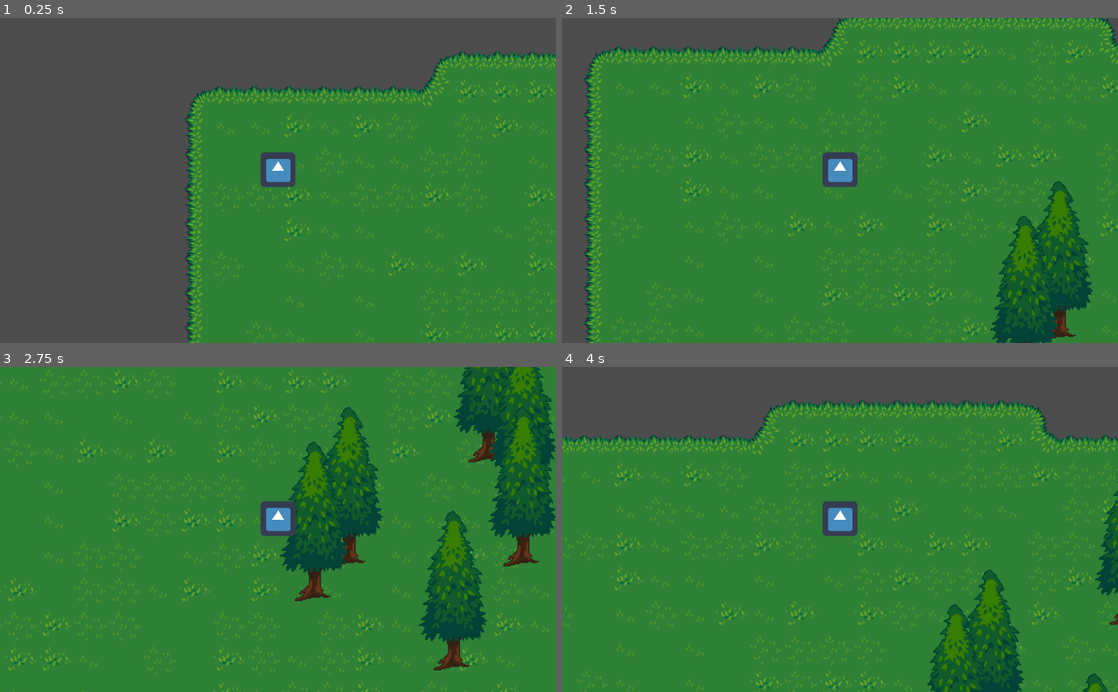
Above: before the commit, frames 1-4 (two rows, left to right).
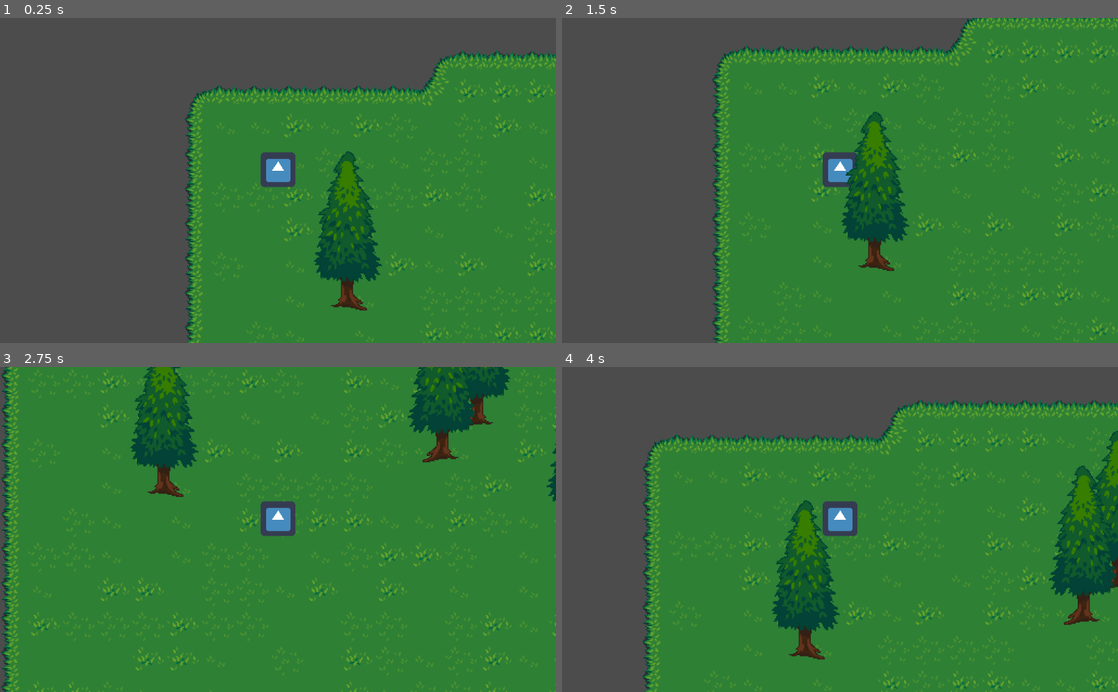
Above: after the commit, the same moments.

Repository: floybix/godot-tiles-2d
Game: Godot game, scene res://World.tscn
Same seed, same stepped clock (60 frames per second), same inputs: the game is played once before the commit and once after it. The engine's default icon, where the game draws it, is replaced by a stand-in: a white triangle on a blue panel in a dark square.
Inputs:
- Up to frame 1 (0.25 s): no input
- Up to frame 2 (1.5 s): tap Enter at 0.5 s; hold Right (ui_right) 0.53-1.28 s; hold Down (ui_down) from 1.28 s (still down)
- Up to frame 3 (2.75 s): release Down (ui_down) at 2.03 s; hold Right (ui_right) from 2.03 s (still down)
- Up to frame 4 (4 s): release Right (ui_right) at 2.78 s; hold Up (ui_up) 2.78-3.53 s; hold Left (ui_left) from 3.53 s (still down)

The runs differ from the first frame. In frame 1, 3.3% of the frame differs, in the area x 56-69%, y 41-90%; in frame 2, 38%, in the area x 3-100%, y 0-100%; in frame 3, 27%; in frame 4, 33%.

Commit message:
fix tile origins for ysort

Diff:
--- a/World.tscn
+++ b/World.tscn
@@ -29,30 +29,30 @@
 "_edit_lock_": true
 }
 
-[node name="YSort" type="YSort" parent="."]
-
-[node name="Obstacles" type="TileMap" parent="YSort"]
+[node name="Obstacles" type="TileMap" parent="."]
+skew = 4.37114e-08
 tile_set = ExtResource( 2 )
 cell_size = Vector2( 32, 32 )
+cell_tile_origin = 2
 cell_y_sort = true
 format = 1
-tile_data = PoolIntArray( -131058, 536870920, 0, -65521, 536 …(108 unchanged characters)… , 4, 0, 131098, 4, 0, 131102, 4, 0, 196642, 536870923, 0, 196651, 2, 0, 262157, 536870920, 0, 262174, 3, 0, 393241, 4, 0, 393258, 2, 0, 393259, 536870914, 0, 458776, 3, 0, 720932, 0, 262148, 720933, 0, 327681, 720934, 0, 327681, 720935, 0, 327681, 720936, 0, 196610, 786467, 0, 196613, 786472, 0, 262146, 851996, 536870925, 0, 852000, 536870924, 0, 852003, 0, 327680, 852004, 0, 327681, 852005, 0, 327681, 852006, 0, 262147, 852008, 0, 262146, 917544, 0, 262144, 983069, 536870927, 0, 983070, 53687092 …(204 unchanged characters)…
+tile_data = PoolIntArray( -131058, 536870920, 0, -65521, 536 …(108 unchanged characters)… , 4, 0, 131098, 4, 0, 131102, 4, 0, 196609, 8, 0, 196642, 536870923, 0, 196651, 2, 0, 262157, 536870920, 0, 262174, 3, 0, 393241, 4, 0, 393258, 2, 0, 393259, 536870914, 0, 458776, 3, 0, 720932, 0, 262148, 720933, 0, 327681, 720934, 0, 327681, 720935, 0, 327681, 720936, 0, 196610, 786467, 0, 196613, 786472, 0, 262146, 851996, 536870925, 0, 852000, 536870924, 0, 852003, 0, 327680, 852004, 0, 327681, 852005, 0, 327681, 852006, 0, 262147, 852008, 0, 262146, 852013, 0, 196608, 852014, 0, 196609, 852015, 0, 196610, 917544, 0, 262146, 917549, 0, 327680, 917550, 0, 327681, 917551, 0, 327682, 983069, 536870927, 0, 983070, 53687092 …(204 unchanged characters)…
 __meta__ = {
 "_edit_lock_": true
 }
 
-[node name="Player" type="KinematicBody2D" parent="YSort/Obstacles"]
+[node name="Player" type="KinematicBody2D" parent="Obstacles"]
 script = ExtResource( 4 )
 
-[node name="Sprite" type="Sprite" parent="YSort/Obstacles/Player"]
+[node name="Sprite" type="Sprite" parent="Obstacles/Player"]
 position = Vector2( 0, -10 )
 scale = Vector2( 0.5, 0.5 )
 texture = ExtResource( 3 )
 
-[node name="CollisionShape2D" type="CollisionShape2D" parent="YSort/Obstacles/Player"]
+[node name="CollisionShape2D" type="CollisionShape2D" parent="Obstacles/Player"]
 rotation = 1.5708
 shape = SubResource( 1 )
 
-[node name="Camera2D" type="Camera2D" parent="YSort/Obstacles/Player"]
+[node name="Camera2D" type="Camera2D" parent="Obstacles/Player"]
 current = true
 zoom = Vector2( 0.5, 0.5 )
--- a/lpc_obstacles_tileset.tres
+++ b/lpc_obstacles_tileset.tres
@@ -32,32 +32,53 @@
 [sub_resource type="ConvexPolygonShape2D" id=10]
 points = PoolVector2Array( 0, 0, 32, 0, 32, 32, 0, 32 )
 
-[sub_resource type="ConvexPolygonShape2D" id=11]
-points = PoolVector2Array( 0, 16, 16, 16, 16, 32, 0, 32 )
-
-[sub_resource type="ConvexPolygonShape2D" id=12]
-points = PoolVector2Array( 32, 32, 16, 32, 16, 16, 32, 16 )
-
 [sub_resource type="ConvexPolygonShape2D" id=13]
-points = PoolVector2Array( 16, 16, 0, 16, 0, 0, 16, 0 )
+points = PoolVector2Array( 16, 22, 1, 22, 0, 0, 16, 0 )
 
 [sub_resource type="ConvexPolygonShape2D" id=14]
-points = PoolVector2Array( 32, 16, 16, 16, 16, 0, 32, 0 )
+points = PoolVector2Array( 32, 21.5, 17, 21, 16, 0, 32, 0 )
 
 [sub_resource type="ConvexPolygonShape2D" id=15]
-points = PoolVector2Array( 16, 32, 0, 32, 0, 16, 16, 16 )
+points = PoolVector2Array( 16, 32, 0, 32, 1, 10, 16, 9 )
 
 [sub_resource type="ConvexPolygonShape2D" id=16]
-points = PoolVector2Array( 32, 32, 16, 32, 16, 16, 32, 16 )
+points = PoolVector2Array( 32, 32, 16, 32, 17, 11, 31, 11 )
+
+[sub_resource type="ConvexPolygonShape2D" id=26]
+points = PoolVector2Array( 32, 32, 10.3334, 32, 10.3334, 13.3333, 32, 13.3333 )
+
+[sub_resource type="ConvexPolygonShape2D" id=27]
+points = PoolVector2Array( 0, 15, 21.5, 15, 21.5, 32, 0, 32 )
 
 [sub_resource type="ConvexPolygonShape2D" id=17]
 points = PoolVector2Array( 64, 48, 0, 48, 0, 16, 64, 16 )
 
+[sub_resource type="ConvexPolygonShape2D" id=23]
+points = PoolVector2Array( 64, 48, 0, 48, 0, 16, 64, 16 )
+
+[sub_resource type="ConvexPolygonShape2D" id=28]
+points = PoolVector2Array( 32, 96, 0, 96, 0, 64, 32, 64 )
+
+[sub_resource type="ConvexPolygonShape2D" id=29]
+points = PoolVector2Array( 32, 96, 0, 96, 0, 64, 32, 64 )
+
+[sub_resource type="ConvexPolygonShape2D" id=30]
+points = PoolVector2Array( 0, 0, 32, 0, 32, 32, 0, 32 )
+
+[sub_resource type="ConvexPolygonShape2D" id=31]
+points = PoolVector2Array( 0, 0, 32, 0, 32, 32, 0, 32 )
+
+[sub_resource type="ConvexPolygonShape2D" id=24]
+points = PoolVector2Array( 32, 64, 0, 64, 0, 32, 32, 32 )
+
+[sub_resource type="ConvexPolygonShape2D" id=25]
+points = PoolVector2Array( 96, 80, 0, 80, 0, 48, 96, 48 )
+
 [sub_resource type="ConvexPolygonShape2D" id=18]
-points = PoolVector2Array( 32, 48, 0, 48, 0, 32, 32, 32 )
+points = PoolVector2Array( 32, 64, 0, 64, 0, 32, 32, 32 )
 
 [sub_resource type="ConvexPolygonShape2D" id=19]
-points = PoolVector2Array( 64, 112, 32, 112, 32, 80, 64, 80 )
+points = PoolVector2Array( 64, 128, 32, 128, 32, 96, 64, 96 )
 
 [sub_resource type="ConvexPolygonShape2D" id=20]
 points = PoolVector2Array( 16, 64, 48, 64, 48, 96, 16, 96 )
@@ -69,7 +90,7 @@
 points = PoolVector2Array( 48, 160, 16, 160, 16, 128, 48, 128 )
 
 [resource]
-0/name = "terrain_atlas.png 0"
+0/name = "walls"
 0/texture = ExtResource( 1 )
 0/tex_offset = Vector2( 0, 0 )
 0/modulate = Color( 1, 1, 1, 1 )
@@ -152,53 +173,53 @@
 "shape": SubResource( 10 ),
 "shape_transform": Transform2D( 1, 0, 0, 1, 0, 0 )
 }, {
+"autotile_coord": Vector2( 4, 2 ),
+"one_way": false,
+"one_way_margin": 1.0,
+"shape": SubResource( 13 ),
+"shape_transform": Transform2D( 1, 0, 0, 1, 0, 0 )
+}, {
+"autotile_coord": Vector2( 5, 2 ),
+"one_way": false,
+"one_way_margin": 1.0,
+"shape": SubResource( 14 ),
+"shape_transform": Transform2D( 1, 0, 0, 1, 0, 0 )
+}, {
+"autotile_coord": Vector2( 5, 3 ),
+"one_way": false,
+"one_way_margin": 1.0,
+"shape": SubResource( 15 ),
+"shape_transform": Transform2D( 1, 0, 0, 1, 0, 0 )
+}, {
+"autotile_coord": Vector2( 6, 3 ),
+"one_way": false,
+"one_way_margin": 1.0,
+"shape": SubResource( 16 ),
+"shape_transform": Transform2D( 1, 0, 0, 1, 0, 0 )
+}, {
+"autotile_coord": Vector2( 4, 4 ),
+"one_way": false,
+"one_way_margin": 1.0,
+"shape": SubResource( 26 ),
+"shape_transform": Transform2D( 1, 0, 0, 1, 0, 0 )
+}, {
 "autotile_coord": Vector2( 3, 4 ),
 "one_way": false,
 "one_way_margin": 1.0,
-"shape": SubResource( 11 ),
-"shape_transform": Transform2D( 1, 0, 0, 1, 0, 0 )
-}, {
-"autotile_coord": Vector2( 4, 4 ),
-"one_way": false,
-"one_way_margin": 1.0,
-"shape": SubResource( 12 ),
-"shape_transform": Transform2D( 1, 0, 0, 1, 0, 0 )
-}, {
-"autotile_coord": Vector2( 4, 2 ),
-"one_way": false,
-"one_way_margin": 1.0,
-"shape": SubResource( 13 ),
-"shape_transform": Transform2D( 1, 0, 0, 1, 0, 0 )
-}, {
-"autotile_coord": Vector2( 5, 2 ),
-"one_way": false,
-"one_way_margin": 1.0,
-"shape": SubResource( 14 ),
-"shape_transform": Transform2D( 1, 0, 0, 1, 0, 0 )
-}, {
-"autotile_coord": Vector2( 5, 3 ),
-"one_way": false,
-"one_way_margin": 1.0,
-"shape": SubResource( 15 ),
-"shape_transform": Transform2D( 1, 0, 0, 1, 0, 0 )
-}, {
-"autotile_coord": Vector2( 6, 3 ),
-"one_way": false,
-"one_way_margin": 1.0,
-"shape": SubResource( 16 ),
+"shape": SubResource( 27 ),
 "shape_transform": Transform2D( 1, 0, 0, 1, 0, 0 )
 } ]
 0/z_index = 0
-1/name = "terrain_atlas.png 1"
+1/name = "rock"
 1/texture = ExtResource( 1 )
-1/tex_offset = Vector2( 0, 0 )
+1/tex_offset = Vector2( 0, -16 )
 1/modulate = Color( 1, 1, 1, 1 )
 1/region = Rect2( 864, 848, 64, 48 )
 1/tile_mode = 0
 1/occluder_offset = Vector2( 0, 0 )
 1/navigation_offset = Vector2( 0, 0 )
-1/shape_offset = Vector2( 0, 0 )
-1/shape_transform = Transform2D( 1, 0, 0, 1, 0, 0 )
+1/shape_offset = Vector2( 0, -16 )
+1/shape_transform = Transform2D( 1, 0, 0, 1, 0, -16 )
 1/shape = SubResource( 17 )
 1/shape_one_way = false
 1/shape_one_way_margin = 1.0
@@ -207,19 +228,19 @@
 "one_way": false,
 "one_way_margin": 1.0,
 "shape": SubResource( 17 ),
-"shape_transform": Transform2D( 1, 0, 0, 1, 0, 0 )
+"shape_transform": Transform2D( 1, 0, 0, 1, 0, -16 )
 } ]
 1/z_index = 0
-2/name = "terrain_atlas.png 2"
+2/name = "rock"
 2/texture = ExtResource( 1 )
-2/tex_offset = Vector2( 0, 0 )
+2/tex_offset = Vector2( 0, -32 )
 2/modulate = Color( 1, 1, 1, 1 )
-2/region = Rect2( 928, 848, 32, 48 )
+2/region = Rect2( 928, 832, 32, 64 )
 2/tile_mode = 0
 2/occluder_offset = Vector2( 0, 0 )
 2/navigation_offset = Vector2( 0, 0 )
-2/shape_offset = Vector2( 0, 0 )
-2/shape_transform = Transform2D( 1, 0, 0, 1, 0, 0 )
+2/shape_offset = Vector2( 0, -32 )
+2/shape_transform = Transform2D( 1, 0, 0, 1, 0, -32 )
 2/shape = SubResource( 18 )
 2/shape_one_way = false
 2/shape_one_way_margin = 1.0
@@ -228,19 +249,19 @@
 "one_way": false,
 "one_way_margin": 1.0,
 "shape": SubResource( 18 ),
-"shape_transform": Transform2D( 1, 0, 0, 1, 0, 0 )
+"shape_transform": Transform2D( 1, 0, 0, 1, 0, -32 )
 } ]
 2/z_index = 0
-3/name = "terrain_atlas.png 3"
+3/name = "bushy tree"
 3/texture = ExtResource( 1 )
-3/tex_offset = Vector2( 0, 0 )
+3/tex_offset = Vector2( 0, -96 )
 3/modulate = Color( 1, 1, 1, 1 )
 3/region = Rect2( 928, 896, 96, 128 )
 3/tile_mode = 0
 3/occluder_offset = Vector2( 0, 0 )
 3/navigation_offset = Vector2( 0, 0 )
-3/shape_offset = Vector2( 0, 0 )
-3/shape_transform = Transform2D( 1, 0, 0, 1, 0, 0 )
+3/shape_offset = Vector2( 0, -96 )
+3/shape_transform = Transform2D( 1, 0, 0, 1, 0, -96 )
 3/shape = SubResource( 19 )
 3/shape_one_way = false
 3/shape_one_way_margin = 1.0
@@ -249,19 +270,19 @@
 "one_way": false,
 "one_way_margin": 1.0,
 "shape": SubResource( 19 ),
-"shape_transform": Transform2D( 1, 0, 0, 1, 0, 0 )
+"shape_transform": Transform2D( 1, 0, 0, 1, 0, -96 )
 } ]
 3/z_index = 0
-4/name = "terrain_atlas.png 4"
+4/name = "sapling"
 4/texture = ExtResource( 1 )
-4/tex_offset = Vector2( 0, 0 )
+4/tex_offset = Vector2( 0, -64 )
 4/modulate = Color( 1, 1, 1, 1 )
 4/region = Rect2( 864, 928, 64, 96 )
 4/tile_mode = 0
 4/occluder_offset = Vector2( 0, 0 )
 4/navigation_offset = Vector2( 0, 0 )
-4/shape_offset = Vector2( 0, 0 )
-4/shape_transform = Transform2D( 1, 0, 0, 1, 0, 0 )
+4/shape_offset = Vector2( 0, -64 )
+4/shape_transform = Transform2D( 1, 0, 0, 1, 0, -64 )
 4/shape = SubResource( 20 )
 4/shape_one_way = false
 4/shape_one_way_margin = 1.0
@@ -270,10 +291,10 @@
 "one_way": false,
 "one_way_margin": 1.0,
 "shape": SubResource( 20 ),
-"shape_transform": Transform2D( 1, 0, 0, 1, 0, 0 )
+"shape_transform": Transform2D( 1, 0, 0, 1, 0, -64 )
 } ]
 4/z_index = 0
-5/name = "terrain_atlas.png 5"
+5/name = "rushes"
 5/texture = ExtResource( 1 )
 5/tex_offset = Vector2( 0, 0 )
 5/modulate = Color( 1, 1, 1, 1 )
@@ -287,7 +308,7 @@
 5/shape_one_way_margin = 0.0
 5/shapes = [  ]
 5/z_index = 0
-6/name = "terrain_atlas.png 6"
+6/name = "toadstool"
 6/texture = ExtResource( 1 )
 6/tex_offset = Vector2( 0, 0 )
 6/modulate = Color( 1, 1, 1, 1 )
@@ -301,16 +322,16 @@
 6/shape_one_way_margin = 0.0
 6/shapes = [  ]
 6/z_index = 0
-7/name = "terrain_atlas.png 7"
+7/name = "rock"
 7/texture = ExtResource( 1 )
-7/tex_offset = Vector2( 0, 0 )
+7/tex_offset = Vector2( 0, -16 )
 7/modulate = Color( 1, 1, 1, 1 )
 7/region = Rect2( 864, 752, 64, 48 )
 7/tile_mode = 0
 7/occluder_offset = Vector2( 0, 0 )
 7/navigation_offset = Vector2( 0, 0 )
-7/shape_offset = Vector2( 0, 0 )
-7/shape_transform = Transform2D( 1, 0, 0, 1, 0, 0 )
+7/shape_offset = Vector2( 0, -16 )
+7/shape_transform = Transform2D( 1, 0, 0, 1, 0, -16 )
 7/shape = SubResource( 21 )
 7/shape_one_way = false
 7/shape_one_way_margin = 1.0
@@ -319,19 +340,19 @@
 "one_way": false,
 "one_way_margin": 1.0,
 "shape": SubResource( 21 ),
-"shape_transform": Transform2D( 1, 0, 0, 1, 0, 0 )
+"shape_transform": Transform2D( 1, 0, 0, 1, 0, -16 )
 } ]
 7/z_index = 0
-8/name = "terrain_atlas.png 8"
+8/name = "conifer"
 8/texture = ExtResource( 1 )
-8/tex_offset = Vector2( 0, 0 )
+8/tex_offset = Vector2( 0, -128 )
 8/modulate = Color( 1, 1, 1, 1 )
 8/region = Rect2( 960, 0, 64, 160 )
 8/tile_mode = 0
 8/occluder_offset = Vector2( 0, 0 )
 8/navigation_offset = Vector2( 0, 0 )
-8/shape_offset = Vector2( 0, 0 )
-8/shape_transform = Transform2D( 1, 0, 0, 1, 0, 0 )
+8/shape_offset = Vector2( 0, -128 )
+8/shape_transform = Transform2D( 1, 0, 0, 1, 0, -128 )
 8/shape = SubResource( 22 )
 8/shape_one_way = false
 8/shape_one_way_margin = 1.0
@@ -340,10 +361,10 @@
 "one_way": false,
 "one_way_margin": 1.0,
 "shape": SubResource( 22 ),
-"shape_transform": Transform2D( 1, 0, 0, 1, 0, 0 )
+"shape_transform": Transform2D( 1, 0, 0, 1, 0, -128 )
 } ]
 8/z_index = 0
-9/name = "terrain_atlas.png 9"
+9/name = "mushroom"
 9/texture = ExtResource( 1 )
 9/tex_offset = Vector2( 0, 0 )
 9/modulate = Color( 1, 1, 1, 1 )
@@ -357,7 +378,7 @@
 9/shape_one_way_margin = 0.0
 9/shapes = [  ]
 9/z_index = 0
-10/name = "terrain_atlas.png 10"
+10/name = "head statue"
 10/texture = ExtResource( 1 )
 10/tex_offset = Vector2( 0, 0 )
 10/modulate = Color( 1, 1, 1, 1 )
@@ -371,49 +392,70 @@
 10/shape_one_way_margin = 0.0
 10/shapes = [  ]
 10/z_index = 0
-11/name = "terrain_atlas.png 11"
+11/name = "stump"
 11/texture = ExtResource( 1 )
-11/tex_offset = Vector2( 0, 0 )
+11/tex_offset = Vector2( 0, -16 )
 11/modulate = Color( 1, 1, 1, 1 )
 11/region = Rect2( 384, 384, 64, 48 )
 11/tile_mode = 0
 11/occluder_offset = Vector2( 0, 0 )
 11/navigation_offset = Vector2( 0, 0 )
-11/shape_offset = Vector2( 0, 0 )
-11/shape_transform = Transform2D( 1, 0, 0, 1, 0, 0 )
+11/shape_offset = Vector2( 0, -16 )
+11/shape_transform = Transform2D( 1, 0, 0, 1, 0, -16 )
+11/shape = SubResource( 23 )
 11/shape_one_way = false
-11/shape_one_way_margin = 0.0
-11/shapes = [  ]
+11/shape_one_way_margin = 1.0
+11/shapes = [ {
+"autotile_coord": Vector2( 0, 0 ),
+"one_way": false,
+"one_way_margin": 1.0,
+"shape": SubResource( 23 ),
+"shape_transform": Transform2D( 1, 0, 0, 1, 0, -16 )
+} ]
 11/z_index = 0
-12/name = "terrain_atlas.png 12"
+12/name = "pillar with vines"
 12/texture = ExtResource( 1 )
-12/tex_offset = Vector2( 0, 0 )
+12/tex_offset = Vector2( 0, -64 )
 12/modulate = Color( 1, 1, 1, 1 )
 12/region = Rect2( 640, 384, 32, 96 )
 12/tile_mode = 0
 12/occluder_offset = Vector2( 0, 0 )
 12/navigation_offset = Vector2( 0, 0 )
-12/shape_offset = Vector2( 0, 0 )
-12/shape_transform = Transform2D( 1, 0, 0, 1, 0, 0 )
+12/shape_offset = Vector2( 0, -64 )
+12/shape_transform = Transform2D( 1, 0, 0, 1, 0, -64 )
+12/shape = SubResource( 28 )
 12/shape_one_way = false
-12/shape_one_way_margin = 0.0
-12/shapes = [  ]
+12/shape_one_way_margin = 1.0
+12/shapes = [ {
+"autotile_coord": Vector2( 0, 0 ),
+"one_way": false,
+"one_way_margin": 1.0,
+"shape": SubResource( 28 ),
+"shape_transform": Transform2D( 1, 0, 0, 1, 0, -64 )
+} ]
 12/z_index = 0
-13/name = "terrain_atlas.png 13"
+13/name = "cracked pillar"
 13/texture = ExtResource( 1 )
-13/tex_offset = Vector2( 0, 0 )
+13/tex_offset = Vector2( 0, -64 )
 13/modulate = Color( 1, 1, 1, 1 )
 13/region = Rect2( 608, 480, 32, 96 )
 13/tile_mode = 0
 13/occluder_offset = Vector2( 0, 0 )
 13/navigation_offset = Vector2( 0, 0 )
-13/shape_offset = Vector2( 0, 0 )
-13/shape_transform = Transform2D( 1, 0, 0, 1, 0, 0 )
+13/shape_offset = Vector2( 0, -64 )
+13/shape_transform = Transform2D( 1, 0, 0, 1, 0, -64 )
+13/shape = SubResource( 29 )
 13/shape_one_way = false
-13/shape_one_way_margin = 0.0
-13/shapes = [  ]
+13/shape_one_way_margin = 1.0
+13/shapes = [ {
+"autotile_coord": Vector2( 0, 0 ),
+"one_way": false,
+"one_way_margin": 1.0,
+"shape": SubResource( 29 ),
+"shape_transform": Transform2D( 1, 0, 0, 1, 0, -64 )
+} ]
 13/z_index = 0
-14/name = "terrain_atlas.png 14"
+14/name = "tile with vines"
 14/texture = ExtResource( 1 )
 14/tex_offset = Vector2( 0, 0 )
 14/modulate = Color( 1, 1, 1, 1 )
@@ -423,11 +465,18 @@
 14/navigation_offset = Vector2( 0, 0 )
 14/shape_offset = Vector2( 0, 0 )
 14/shape_transform = Transform2D( 1, 0, 0, 1, 0, 0 )
+14/shape = SubResource( 30 )
 14/shape_one_way = false
-14/shape_one_way_margin = 0.0
-14/shapes = [  ]
+14/shape_one_way_margin = 1.0
+14/shapes = [ {
+"autotile_coord": Vector2( 0, 0 ),
+"one_way": false,
+"one_way_margin": 1.0,
+"shape": SubResource( 30 ),
+"shape_transform": Transform2D( 1, 0, 0, 1, 0, 0 )
+} ]
 14/z_index = 0
-15/name = "terrain_atlas.png 15"
+15/name = "tile"
 15/texture = ExtResource( 1 )
 15/tex_offset = Vector2( 0, 0 )
 15/modulate = Color( 1, 1, 1, 1 )
@@ -437,25 +486,38 @@
 15/navigation_offset = Vector2( 0, 0 )
 15/shape_offset = Vector2( 0, 0 )
 15/shape_transform = Transform2D( 1, 0, 0, 1, 0, 0 )
+15/shape = SubResource( 31 )
 15/shape_one_way = false
-15/shape_one_way_margin = 0.0
-15/shapes = [  ]
+15/shape_one_way_margin = 1.0
+15/shapes = [ {
+"autotile_coord": Vector2( 0, 0 ),
+"one_way": false,
+"one_way_margin": 1.0,
+"shape": SubResource( 31 ),
+"shape_transform": Transform2D( 1, 0, 0, 1, 0, 0 )
+} ]
 15/z_index = 0
-16/name = "terrain_atlas.png 16"
+16/name = "pillar"
 16/texture = ExtResource( 1 )
-16/tex_offset = Vector2( 0, 0 )
+16/tex_offset = Vector2( 0, -64 )
 16/modulate = Color( 1, 1, 1, 1 )
 16/region = Rect2( 448, 384, 32, 96 )
 16/tile_mode = 0
 16/occluder_offset = Vector2( 0, 0 )
 16/navigation_offset = Vector2( 0, 0 )
-16/shape_offset = Vector2( 0, 0 )
-16/shape_transform = Transform2D( 1, 0, 0, 1, 0, 0 )
+16/shape_offset = Vector2( 0, -64 )
+16/shape_transform = Transform2D( 1, 0, 0, 1, 0, -64 )
 16/shape_one_way = false
-16/shape_one_way_margin = 0.0
-16/shapes = [  ]
+16/shape_one_way_margin = 1.0
+16/shapes = [ {
+"autotile_coord": Vector2( 0, 0 ),
+"one_way": false,
+"one_way_margin": 1.0,
+"shape": null,
+"shape_transform": Transform2D( 1, 0, 0, 1, 0, -64 )
+} ]
 16/z_index = 0
-17/name = "terrain_atlas.png 17"
+17/name = "cross"
 17/texture = ExtResource( 1 )
 17/tex_offset = Vector2( 0, 0 )
 17/modulate = Color( 1, 1, 1, 1 )
@@ -465,7 +527,35 @@
 17/navigation_offset = Vector2( 0, 0 )
 17/shape_offset = Vector2( 0, 0 )
 17/shape_transform = Transform2D( 1, 0, 0, 1, 0, 0 )
+17/shape = SubResource( 24 )
 17/shape_one_way = false
-17/shape_one_way_margin = 0.0
-17/shapes = [  ]
+17/shape_one_way_margin = 1.0
+17/shapes = [ {
+"autotile_coord": Vector2( 0, 0 ),
+"one_way": false,
+"one_way_margin": 1.0,
+"shape": SubResource( 24 ),
+"shape_transform": Transform2D( 1, 0, 0, 1, 0, 0 )
+} ]
 17/z_index = 0
+18/name = "bush"
+18/texture = ExtResource( 1 )
+18/tex_offset = Vector2( 0, -48 )
+18/modulate = Color( 1, 1, 1, 1 )
+18/region = Rect2( 768, 384, 96, 80 )
+18/tile_mode = 0
+18/occluder_offset = Vector2( 0, 0 )
+18/navigation_offset = Vector2( 0, 0 )
+18/shape_offset = Vector2( 0, -48 )
+18/shape_transform = Transform2D( 1, 0, 0, 1, 0, -48 )
+18/shape = SubResource( 25 )
+18/shape_one_way = false
+18/shape_one_way_margin = 1.0
+18/shapes = [ {
+"autotile_coord": Vector2( 0, 0 ),
+"one_way": false,
+"one_way_margin": 1.0,
+"shape": SubResource( 25 ),
+"shape_transform": Transform2D( 1, 0, 0, 1, 0, -48 )
+} ]
+18/z_index = 0
--- a/project.godot
+++ b/project.godot
@@ -21,4 +21,5 @@
 
 [rendering]
 
+quality/2d/use_pixel_snap=true
 environment/default_environment="res://default_env.tres"
Not shown: 1 places in lpc_obstacles_tileset.tres that only renumber resources
